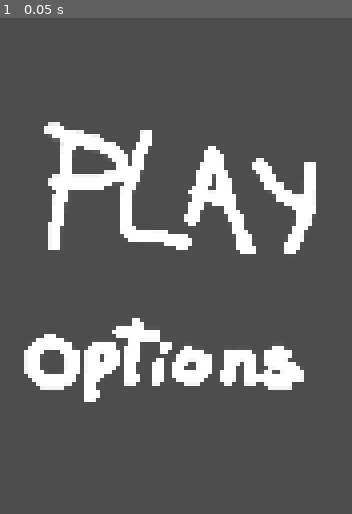
Above: before the commit, frame 1.
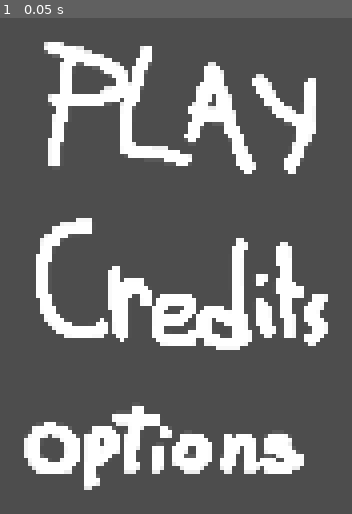
Above: after the commit, the same moment.

Repository: Quarticore/UntitledTomatoGame
Game: Godot game, scene res://scenes/main_menu.tscn
Same seed, same stepped clock (60 frames per second), same inputs: the game is played once before the commit and once after it. The project has no main scene, so this scene is started directly.
Inputs:
- Up to frame 1 (0.05 s): no input

The runs differ from the first frame. In frame 1, 27% of the frame differs, in the area x 6-94%, y 4-96%.

Commit message:
Add credits button

Diff:
--- a/assets/scripts/main_menu.gd
+++ b/assets/scripts/main_menu.gd
@@ -5,5 +5,9 @@
 	print("Load the game scene!")
 
 
+func _on_credits_button_pressed() -> void:
+	pass # Replace with function body.
+
+
 func _on_options_button_pressed() -> void:
 	pass # Replace with function body.
--- a/scenes/main_menu.tscn
+++ b/scenes/main_menu.tscn
@@ -1,8 +1,9 @@
-[gd_scene load_steps=4 format=3 uid="uid://dacmxtdv8rle"]
+[gd_scene load_steps=5 format=3 uid="uid://dacmxtdv8rle"]
 
 [ext_resource type="Script" path="res://assets/scripts/main_menu.gd" id="1_2c87o"]
 [ext_resource type="Texture2D" uid="uid://85v4gkk8mnd8" path="res://assets/images/menu_play.png" id="1_6lia3"]
 [ext_resource type="Texture2D" uid="uid://bagk3o2dev3p0" path="res://assets/images/menu_options.png" id="3_k6och"]
+[ext_resource type="Texture2D" uid="uid://diayndbvhxmc0" path="res://assets/images/menu_credits.png" id="3_no1uo"]
 
 [node name="MainMenu" type="Control"]
 layout_mode = 3
@@ -27,13 +28,18 @@
 grow_horizontal = 2
 grow_vertical = 2
 scale = Vector2(1.5, 1.5)
-pivot_offset = Vector2(64, 64)
+pivot_offset = Vector2(64, 96)
 
 [node name="PlayButton" type="TextureButton" parent="VBoxContainer"]
 texture_filter = 1
 layout_mode = 2
 texture_normal = ExtResource("1_6lia3")
 stretch_mode = 5
+
+[node name="CreditsButton" type="TextureButton" parent="VBoxContainer"]
+texture_filter = 1
+layout_mode = 2
+texture_normal = ExtResource("3_no1uo")
 
 [node name="OptionsButton" type="TextureButton" parent="VBoxContainer"]
 texture_filter = 1
@@ -42,4 +48,5 @@
 stretch_mode = 5
 
 [connection signal="pressed" from="VBoxContainer/PlayButton" to="." method="_on_play_button_pressed"]
+[connection signal="pressed" from="VBoxContainer/CreditsButton" to="." method="_on_credits_button_pressed"]
 [connection signal="pressed" from="VBoxContainer/OptionsButton" to="." method="_on_options_button_pressed"]
Binary file added: assets/images/menu_credits.png
Not shown, added: assets/images/menu_credits.png.import
